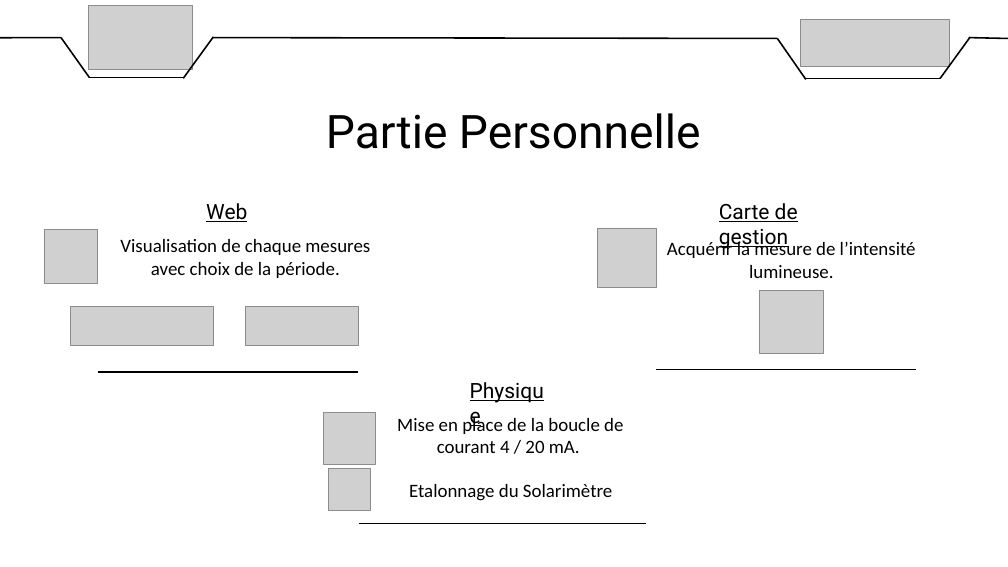
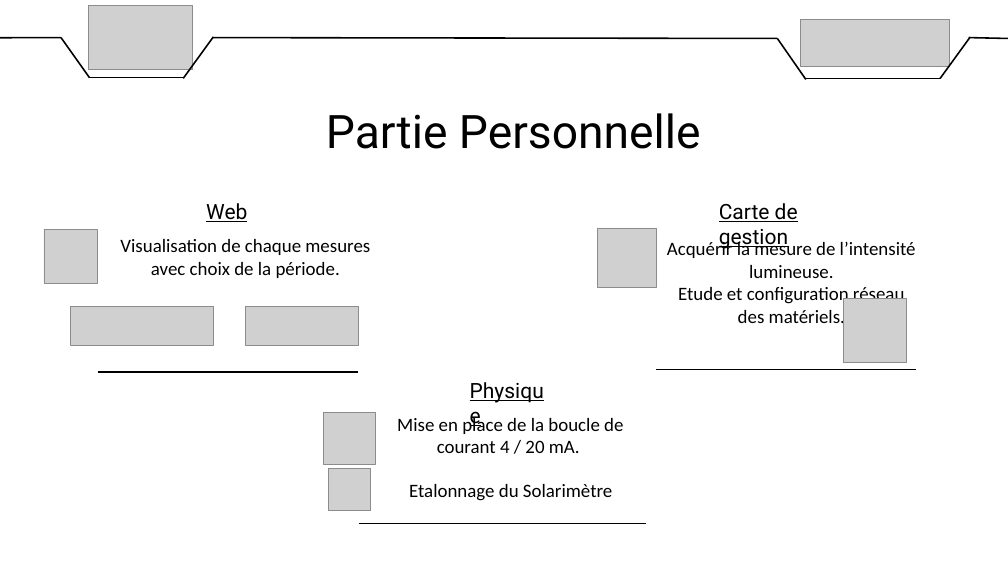
Before and after one commit to DylanChe/SupervisionSerre, a slide deck: slide 4 of oral_projet/diaporama_revue_1_willy.pptx. Drawn at 1008x567 pixels with LibreOffice and Linux fonts; fonts in the diff are those of the drawing; grey boxes stand for pictures. Boxes give left, top, right and bottom in pixels: in the first picture for what was removed or moved away, otherwise in the second. Text is boxed around its words. In the diff, an @@ line names an element or a change of style, - is before the commit and + after.

```diff
--- a/oral_projet/diaporama_revue_1_willy.pptx
+++ b/oral_projet/diaporama_revue_1_willy.pptx
@@ text at <box>678,285,904,329</box>: paragraph added @@
+Etude et configuration réseau des matériels.
@@ picture: place and size @@
-picture at <box>760,290,823,354</box>
+picture at <box>843,299,907,362</box>
```
Also in this commit, not shown: 1 other file.
